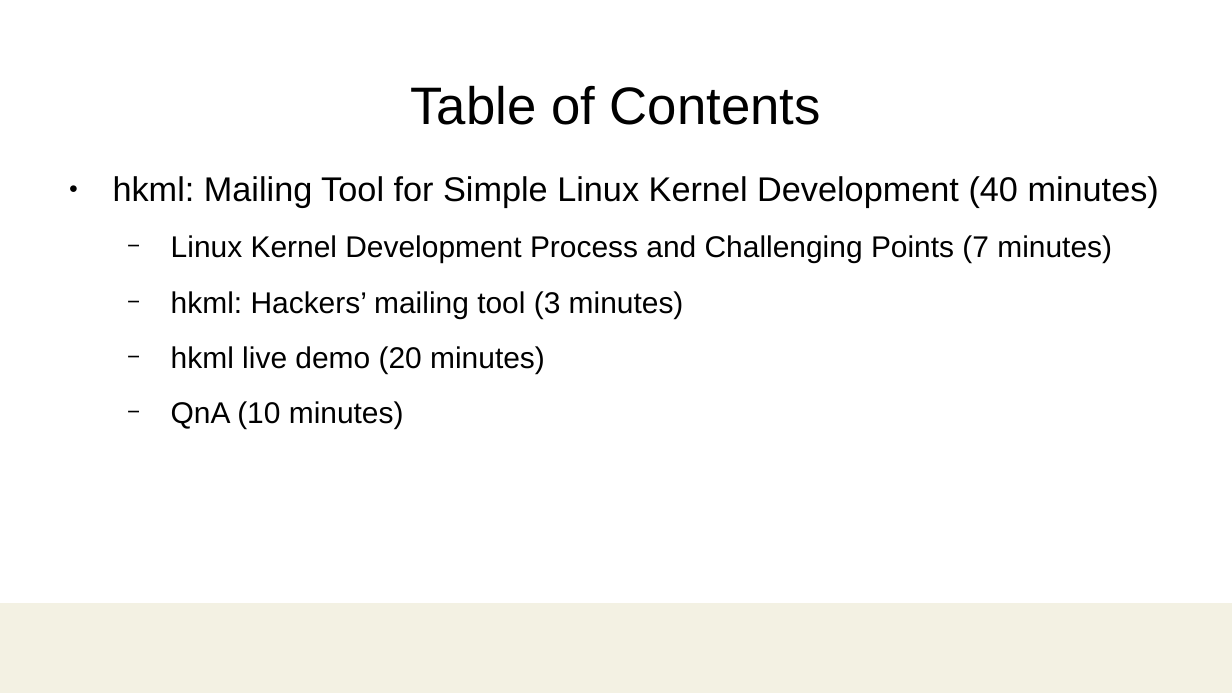
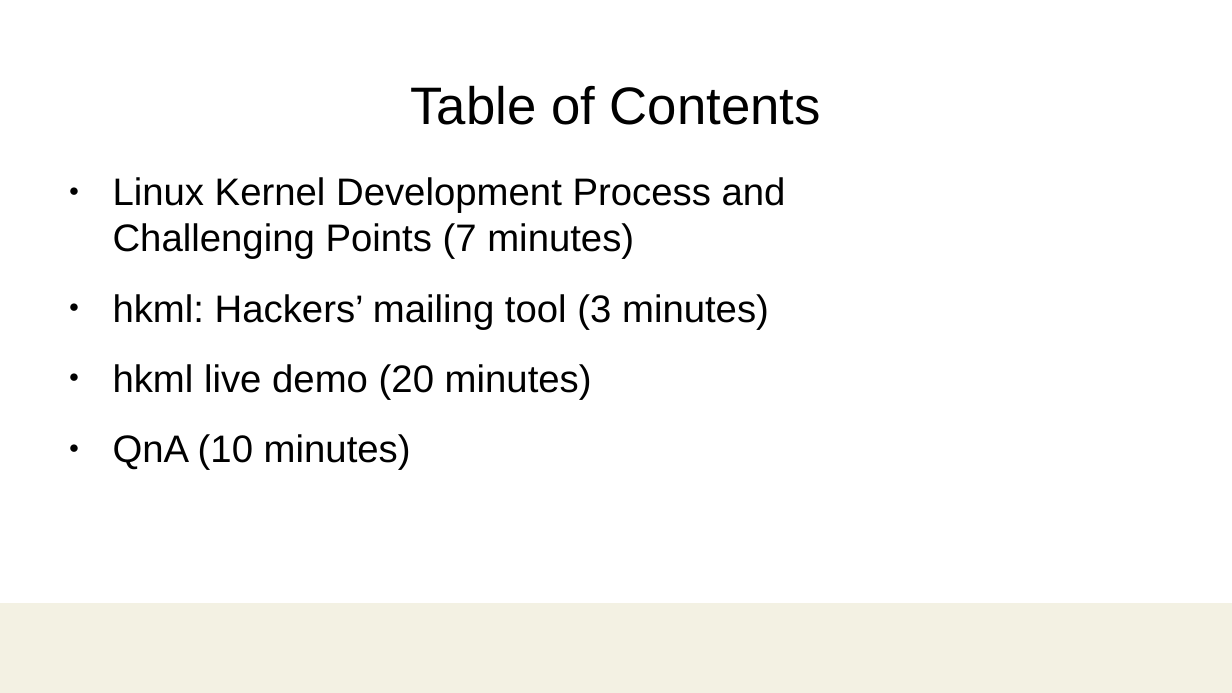
Before and after one commit to damonitor/talks, a slide deck: slide 3 of 2025/ossjp/hkml_ossjp25.odp. Drawn at 1232x693 pixels with LibreOffice and Linux fonts; fonts in the diff are those of the drawing; background and template pictures are left out. Boxes give left, top, right and bottom in pixels: in the first picture for what was removed or moved away, otherwise in the second. Text is boxed around its words. In the diff, an @@ line names an element or a change of style, - is before the commit and + after.

```diff
--- a/2025/ossjp/hkml_ossjp25.odp
+++ b/2025/ossjp/hkml_ossjp25.odp
@@ text "Linux Kernel Development Process and ..." at [113,177,786,470]: size 17.5 to 22.4 pt; bullet − to ●; list level 2 to 1 in "Linux Kernel Development Process and ..."; list level 2 to 1 in "hkml: Hackers’ mailing tool (3 ..."; list level 2 to 1 in "hkml live demo (20 minutes)"; list level 2 to 1 in "QnA (10 minutes)" @@
@@ text at [113,176,1159,208]: paragraph removed @@
-● hkml: Mailing Tool for Simple Linux Kernel Development (40 minutes)
```
Also in this commit, not shown: 11 other slides changed, 1 other file.
